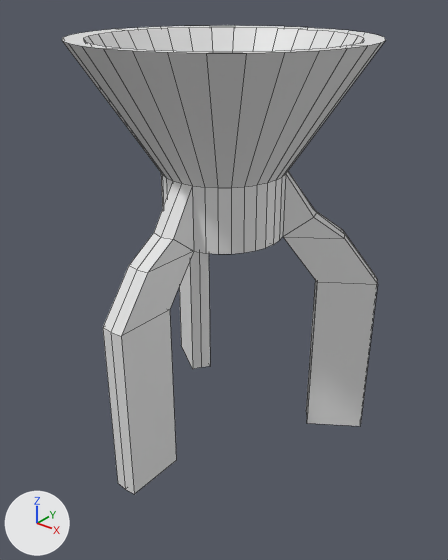
The Blender file Assets/Models/Funnel.blend as it was, and as the next commit left it.
One viewpoint serves both versions: a camera (50 mm lens) standing at (4.52, -5.64, 2.62) and looking at (0.06, -0.07, -0.84). Every picture has the same lights, and +X, +Y and +Z are marked at lower left. Mesh edges are drawn as thin lines.

Names of what the first picture shows: 'Funnel'.
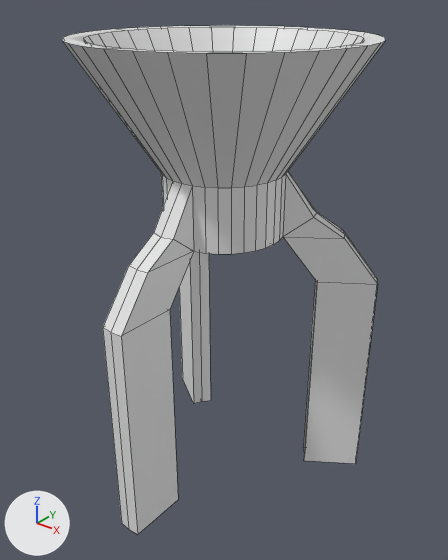
Boxes (x1, y1, x2, y2) around the edits, measured in the pictures (448 x 560 px; the box of a moved part takes in the faces that stretch with it):
'Funnel', reshaped (9% taller): before (62, 25, 386, 494); after (62, 25, 386, 534)
part 1 of me_funnel, moved or reshaped: before (103, 310, 176, 494); after (103, 310, 178, 534)
part 2 of me_funnel, moved or reshaped: before (306, 280, 377, 426); after (303, 280, 377, 464)
part 3 of me_funnel, moved or reshaped: before (179, 251, 210, 369); after (179, 251, 211, 403)

Patch to the scene script:
```diff
--- a/Assets/Models/Funnel.blend.py
+++ b/Assets/Models/Funnel.blend.py
@@ me_funnel @@
 me_funnel.from_pydata(...)  # 246 vertices, 196 faces; spans x -1.72..1.72, y -1.93..1.72, z -2.99..2.05
 # used by ob_funnel; location = (0.0, 0.0, 0.0)
 # before: 216 (0.0, -1.18, -2.99), 217 (0.15, -1.17, -2.99) at pixel (176, 460), 218 (-0.14, -1.17, -2.99), 219 (0.0, -1.93, -2.99) at pixel (125, 489), 220 (0.15, -1.91, -2.99) at pixel (134, 494)
 # before: 221 (-0.14, -1.91, -2.99) at pixel (117, 483)
 # before: 228 (1.07, 0.53, -2.99) at pixel (306, 423), 229 (1.0, 0.66, -2.99) at pixel (307, 416), 230 (0.9, 0.77, -2.99) at pixel (306, 410), 231 (1.68, 0.94, -2.99) at pixel (360, 426), 232 (1.62, 1.07, -2.99) at pixel (360, 419)
 # before: 233 (1.52, 1.18, -2.99)
 # before: 240 (-1.0, 0.67, -2.99) at pixel (201, 367), 241 (-1.07, 0.54, -2.99) at pixel (192, 369), 242 (-0.9, 0.78, -2.99) at pixel (210, 366), 243 (-1.62, 1.08, -2.99), 244 (-1.69, 0.95, -2.99) at pixel (181, 345)
 # before: 245 (-1.53, 1.2, -2.99)
+# me_funnel part 1
+for i in [*range(216, 222)]: me_funnel.vertices[i].co += Vector((0.0, 0.0, -0.68))
+# me_funnel part 2
+for i in [*range(228, 234)]: me_funnel.vertices[i].co += Vector((0.0, 0.0, -0.68))
+# me_funnel part 3
+for i in [*range(240, 246)]: me_funnel.vertices[i].co += Vector((0.0, 0.0, -0.68))
```
